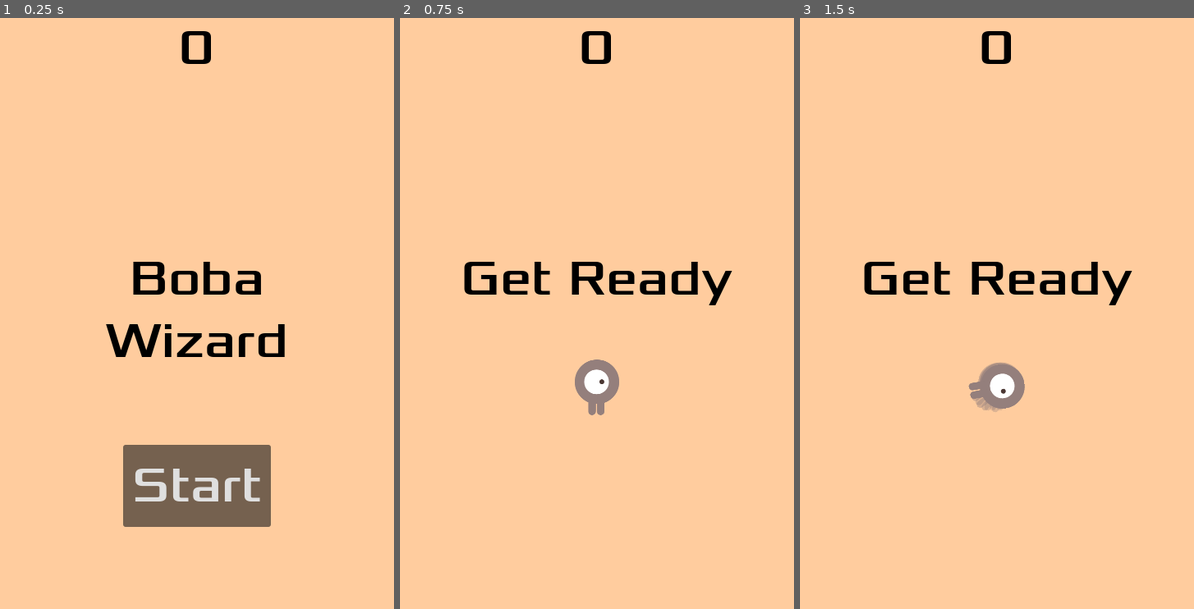
Above: before the commit, frames 1-3 (left to right).
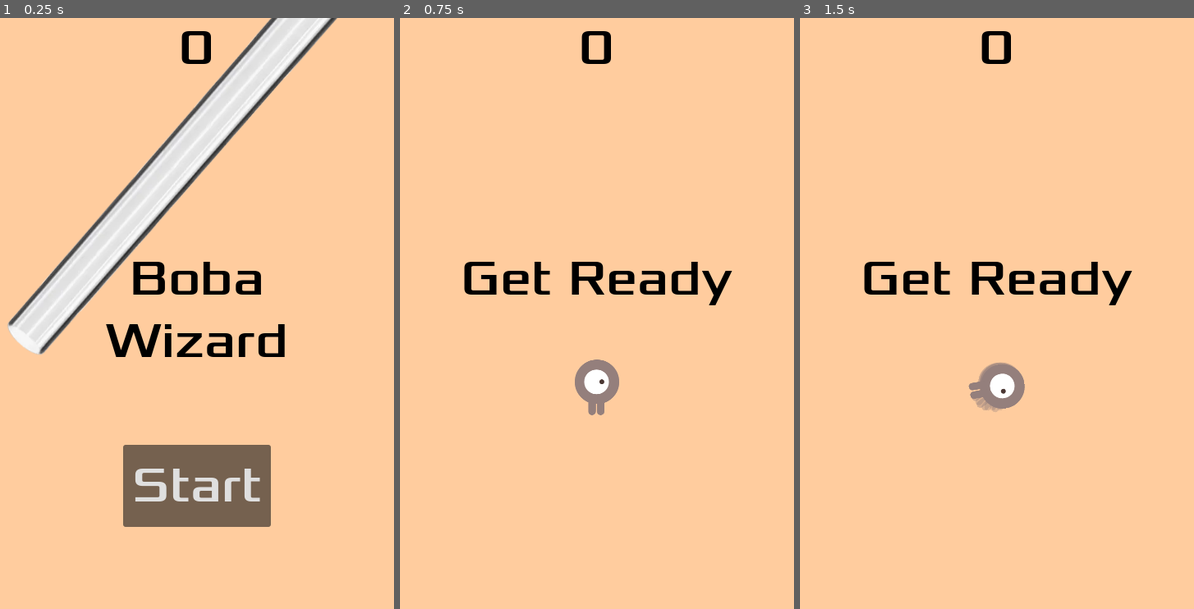
Above: after the commit, the same moments.

Repository: PaulThomasRowe/boba-tea-wizardry
Game: Godot game, scene res://main.tscn
Same seed, same stepped clock (60 frames per second), same inputs: the game is played once before the commit and once after it.
Inputs:
- Up to frame 1 (0.25 s): no input
- Up to frame 2 (0.75 s): click "Start" at 0.5 s
- Up to frame 3 (1.5 s): tap Enter at 1.25 s; hold D (move_right) from 1.28 s (still down)

The runs differ from the first frame. In frame 1, 9.0% of the frame differs, in the area x 1-86%, y 0-57%; in frame 2, nothing differs; in frame 3, nothing differs.

Commit message:
Straw displays at start screen

Diff:
--- a/main.gd
+++ b/main.gd
@@ -6,6 +6,7 @@
 
 func _ready():
 	$ScoreTimer.wait_time = 0.5  # Update every half second instead of every second
+	#$Straw.start($StartPosition.position)
 
 func game_over():
 	pass
@@ -24,6 +25,7 @@
 	$HUD.update_score(score)
 	$HUD.update_milk_tea_level(milk_tea_level)
 	$HUD.show_message("Get Ready")
+	$Straw.start($StartPosition.position)
 	fade_music_in()
 
 func fade_music_in() -> void:
--- a/main.tscn
+++ b/main.tscn
@@ -1,10 +1,11 @@
-[gd_scene load_steps=8 format=3 uid="uid://c6lnn2fvrbaw2"]
+[gd_scene load_steps=9 format=3 uid="uid://cyfwty2q3rdse"]
 
 [ext_resource type="Script" path="res://main.gd" id="1_0r6n5"]
-[ext_resource type="PackedScene" uid="uid://rkdnhqgf2hpj" path="res://mob.tscn" id="2_50pww"]
+[ext_resource type="PackedScene" uid="uid://c7khi36lobpce" path="res://mob.tscn" id="2_50pww"]
 [ext_resource type="PackedScene" uid="uid://4vwrqjegqwpj" path="res://player.tscn" id="3_veqnc"]
 [ext_resource type="PackedScene" uid="uid://ccqoreueuxdb7" path="res://hud.tscn" id="4_0qnje"]
-[ext_resource type="AudioStream" uid="uid://bp13se6u45mx6" path="res://sfx/BGM.wav" id="5_c7a4f"]
+[ext_resource type="PackedScene" uid="uid://66mp5ewyefok" path="res://straw.tscn" id="4_5pm00"]
+[ext_resource type="AudioStream" uid="uid://ds8qglpsg8cje" path="res://sfx/BGM.wav" id="5_c7a4f"]
 [ext_resource type="AudioStream" uid="uid://dw26fpygeag8o" path="res://art/gameover.wav" id="6_hp1r0"]
 
 [sub_resource type="Curve2D" id="1"]
@@ -16,6 +17,9 @@
 [node name="Main" type="Node"]
 script = ExtResource("1_0r6n5")
 mob_scene = ExtResource("2_50pww")
+
+[node name="Straw" parent="." instance=ExtResource("4_5pm00")]
+position = Vector2(236, 151)
 
 [node name="HUD" parent="." instance=ExtResource("4_0qnje")]
 
--- a/mob.tscn
+++ b/mob.tscn
@@ -10,17 +10,35 @@
 
 [sub_resource type="SpriteFrames" id="1"]
 animations = [{
-"frames": [ExtResource( "6" ), ExtResource( "7" )],
+"frames": [{
+"duration": 1.0,
+"texture": ExtResource("2")
+}, {
+"duration": 1.0,
+"texture": ExtResource("3")
+}],
+"loop": true,
+"name": &"fly",
+"speed": 3.0
+}, {
+"frames": [{
+"duration": 1.0,
+"texture": ExtResource("6")
+}, {
+"duration": 1.0,
+"texture": ExtResource("7")
+}],
 "loop": true,
 "name": &"swim",
 "speed": 4.0
 }, {
-"frames": [ExtResource( "2" ), ExtResource( "3" )],
-"loop": true,
-"name": &"fly",
-"speed": 3.0
+"frames": [{
+"duration": 1.0,
+"texture": ExtResource("4")
 }, {
-"frames": [ExtResource( "4" ), ExtResource( "5" )],
+"duration": 1.0,
+"texture": ExtResource("5")
+}],
 "loop": true,
 "name": &"walk",
 "speed": 4.0
@@ -30,19 +48,19 @@
 radius = 37.0
 height = 100.0
 
-[node name="Mob" type="RigidDynamicBody2D" groups=["mobs"]]
+[node name="Mob" type="RigidBody2D" groups=["mobs"]]
 collision_mask = 0
 gravity_scale = 0.0
-script = ExtResource( "1" )
+script = ExtResource("1")
 
 [node name="AnimatedSprite2D" type="AnimatedSprite2D" parent="."]
 scale = Vector2(0.75, 0.75)
-frames = SubResource( "1" )
+sprite_frames = SubResource("1")
 animation = &"walk"
 
 [node name="CollisionShape2D" type="CollisionShape2D" parent="."]
 rotation = 1.5708
-shape = SubResource( "2" )
+shape = SubResource("2")
 
 [node name="VisibleOnScreenNotifier2D" type="VisibleOnScreenNotifier2D" parent="."]
 
--- /dev/null
+++ b/straw.gd
@@ -0,0 +1,32 @@
+extends RigidBody2D
+
+var swing_amplitude = 20.0
+var swing_speed = 2.0
+var downward_speed = 20.0
+
+var angle_offset = 0.0
+
+func _ready():
+	return
+
+func _process(delta):
+	position.y += downward_speed * delta
+
+func _start_swing():
+	#var tween = $Tween
+	#tween.interpolate_property(
+		#self, "rotation_degrees",
+		#-swing_amplitude, swing_amplitude,
+		#swing_speed, Tween.TRANS_SINE, Tween.EASE_IN_OUT, -1
+	#)
+	#tween.start()
+	return
+
+func start(pos):
+	position = pos
+	show()
+	$CollisionShape2D.disabled = false
+	$AnimatedSprite2D.play()
+	var mob_types = Array($AnimatedSprite2D.sprite_frames.get_animation_names())
+	$AnimatedSprite2D.animation = mob_types.pick_random()
+	_start_swing()
--- /dev/null
+++ b/straw.tscn
@@ -0,0 +1,37 @@
+[gd_scene load_steps=5 format=3 uid="uid://66mp5ewyefok"]
+
+[ext_resource type="Script" path="res://straw.gd" id="1_an6mm"]
+[ext_resource type="Texture2D" uid="uid://bgqvi07tsly4f" path="res://art/boba_straw_12oz.webp" id="2_k8h7b"]
+
+[sub_resource type="SpriteFrames" id="1"]
+animations = [{
+"frames": [{
+"duration": 1.0,
+"texture": ExtResource("2_k8h7b")
+}],
+"loop": true,
+"name": &"fly",
+"speed": 3.0
+}]
+
+[sub_resource type="CapsuleShape2D" id="2"]
+radius = 37.0
+height = 100.0
+
+[node name="Straw" type="RigidBody2D" groups=["mobs"]]
+collision_mask = 0
+gravity_scale = 0.0
+script = ExtResource("1_an6mm")
+
+[node name="AnimatedSprite2D" type="AnimatedSprite2D" parent="."]
+scale = Vector2(0.75, 0.75)
+sprite_frames = SubResource("1")
+animation = &"fly"
+
+[node name="CollisionShape2D" type="CollisionShape2D" parent="."]
+rotation = 1.5708
+shape = SubResource("2")
+
+[node name="VisibleOnScreenNotifier2D" type="VisibleOnScreenNotifier2D" parent="."]
+
+[connection signal="screen_exited" from="VisibleOnScreenNotifier2D" to="." method="_on_VisibilityNotifier2D_screen_exited"]
Binary file added: art/boba_straw_12oz.webp
Not shown, added: art/boba_straw_12oz.webp.import
Not shown: 1 places in hud.tscn that only renumber resources
Not shown: 1 places in mob.tscn that only renumber resources
Not shown, added: sfx/BGM.wav.import
Not shown, added: sfx/CollectBobaSFX.wav.import
